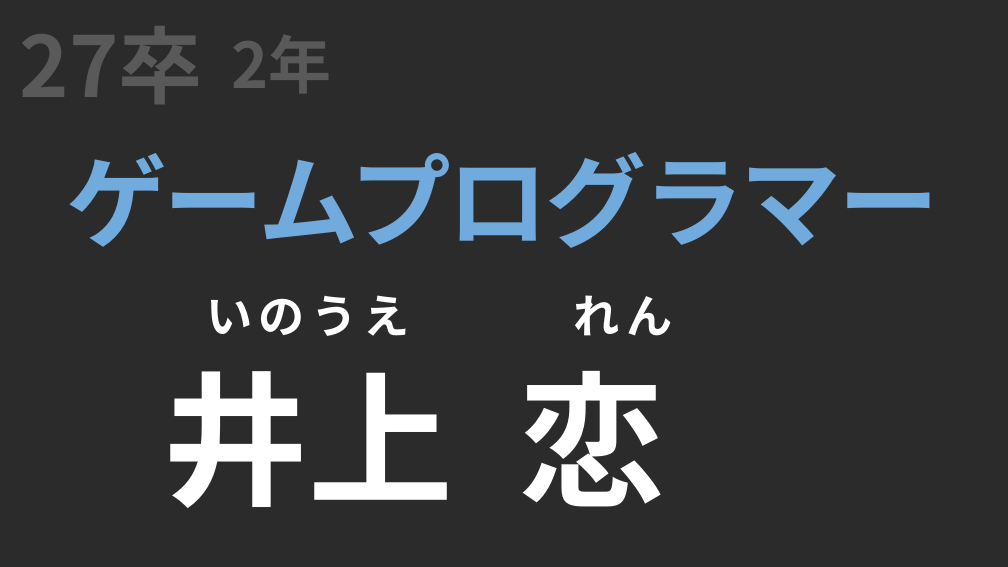
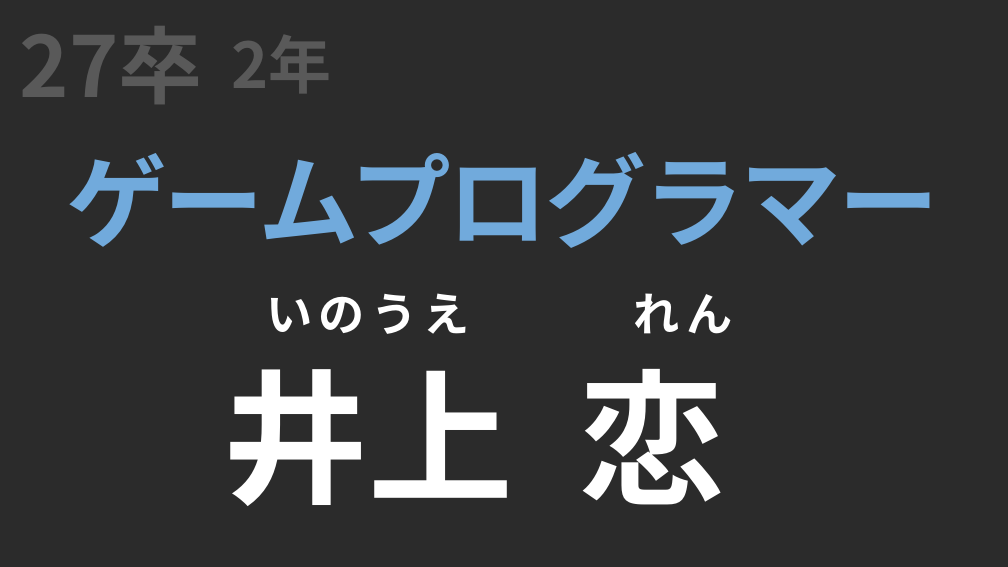
Before and after one commit to lovecap7/NierGame, a slide deck: slide 1 of 展示会2026/2026年展示会用井上恋.pptx. Drawn at 1008x567 pixels with LibreOffice and Linux fonts; fonts in the diff are those of the drawing; background and template pictures are left out; a plain dark background stands for a picture behind light text. Boxes give left, top, right and bottom in pixels: in the first picture for what was removed or moved away, otherwise in the second. Text is boxed around its words. In the diff, an @@ line names an element or a change of style, - is before the commit and + after.

Commit message:
pui

```diff
--- a/展示会2026/2026年展示会用井上恋.pptx
+++ b/展示会2026/2026年展示会用井上恋.pptx
@@ text "いのうえ れん": place and size @@
-text "いのうえ れん" at <box>206,295,673,336</box>
+text "いのうえ れん" at <box>266,293,733,334</box>
@@ text "井上 恋": place and size @@
-text "井上 恋" at <box>164,371,664,508</box>
+text "井上 恋" at <box>224,369,724,506</box>
```
